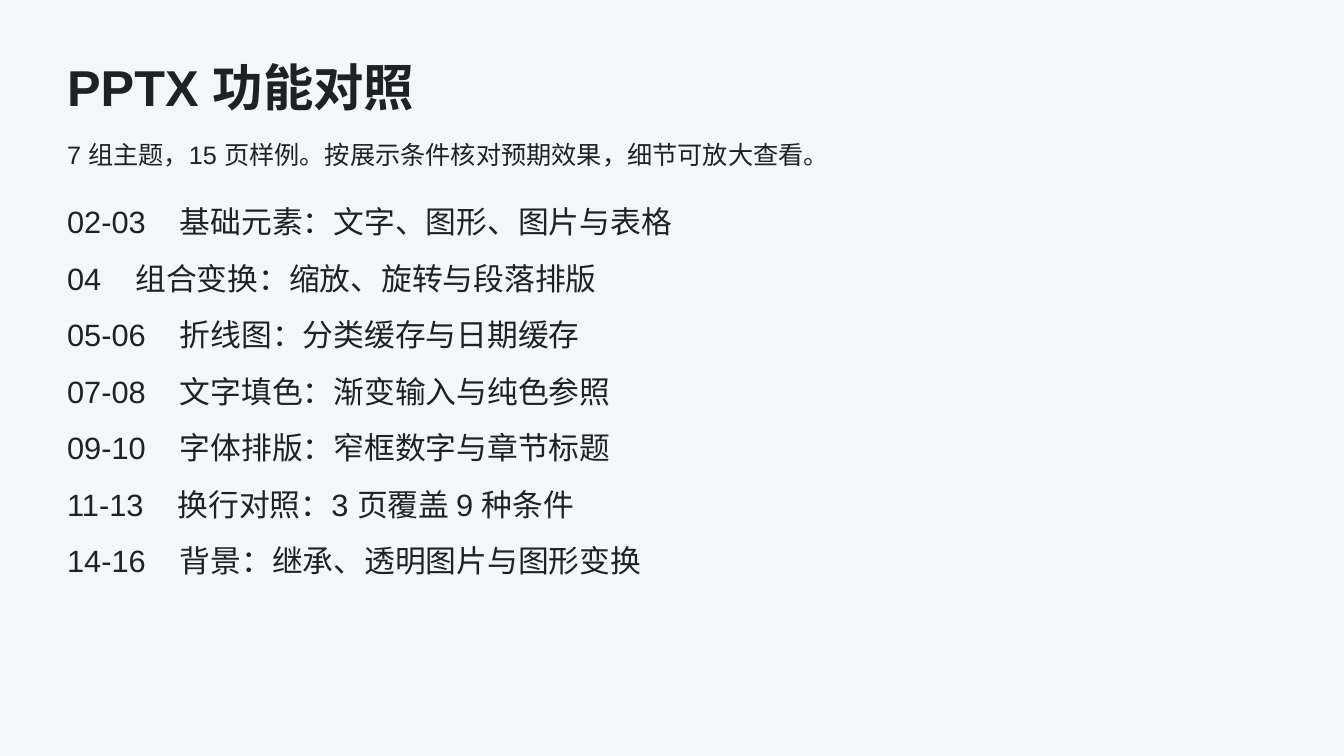
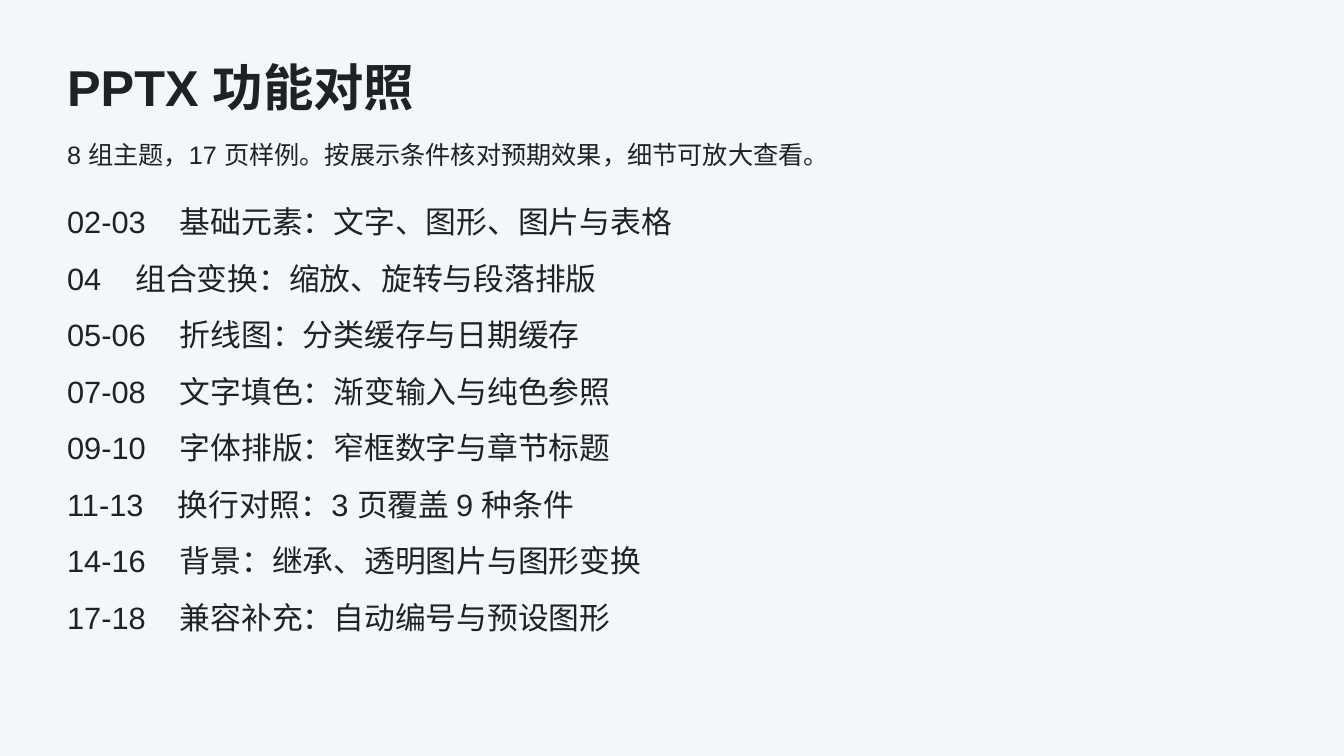
Before and after one commit to donglua/JZOfficeAndroid, a slide deck: slide 1 of demo/src/main/assets/samples/sample.pptx. Drawn at 1344x756 pixels with LibreOffice and Linux fonts; fonts in the diff are those of the drawing. Boxes give left, top, right and bottom in pixels: in the first picture for what was removed or moved away, otherwise in the second. Text is boxed around its words. In the diff, an @@ line names an element or a change of style, - is before the commit and + after.

```diff
--- a/demo/src/main/assets/samples/sample.pptx
+++ b/demo/src/main/assets/samples/sample.pptx
@@ text at box(67, 142, 829, 167): text changed @@
-7 组主题，15 页样例。按展示条件核对预期效果，细节可放大查看。
+8 组主题，17 页样例。按展示条件核对预期效果，细节可放大查看。
@@ text at box(67, 603, 610, 632): paragraph added @@
+17-18 兼容补充：自动编号与预设图形
```
Also in this commit, not shown: 2 slides added, 12 other files.
